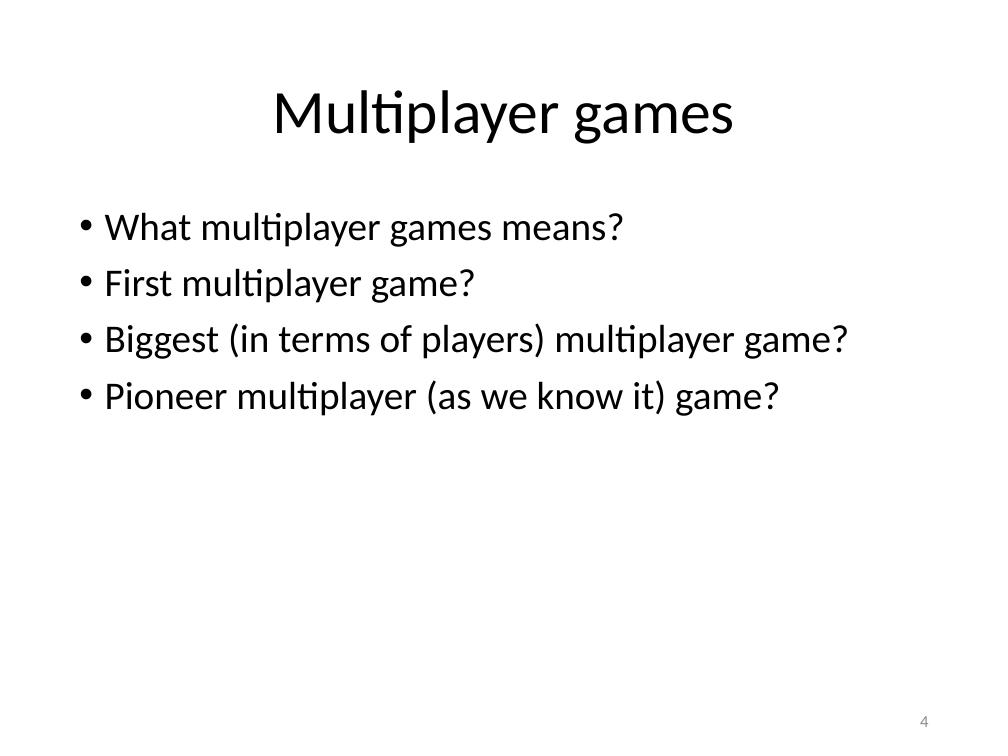
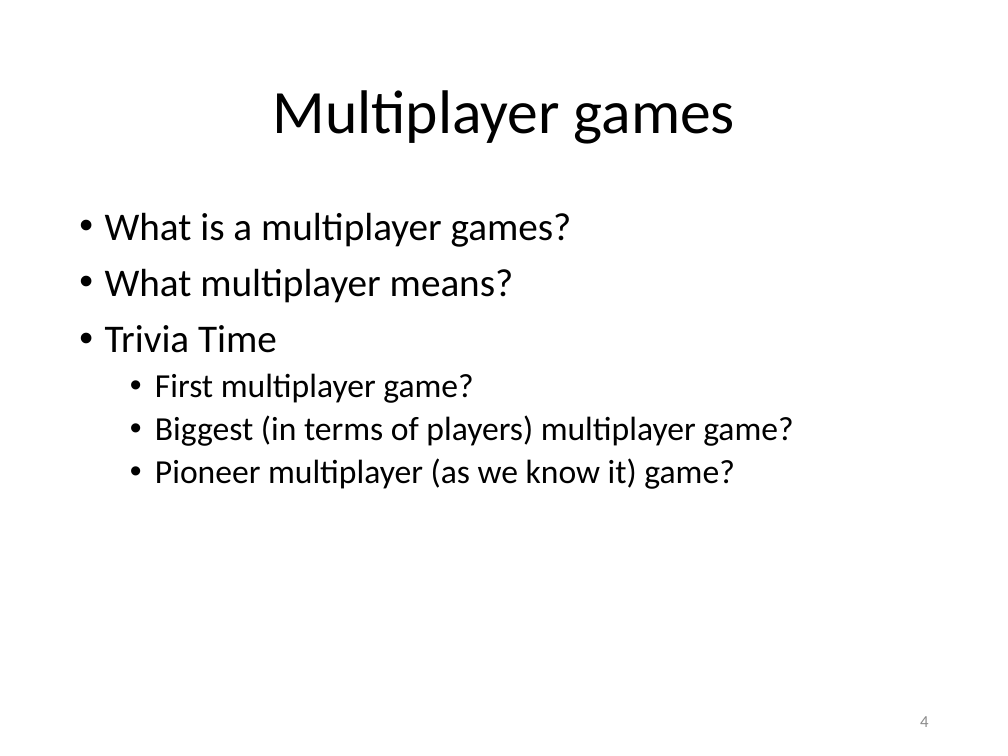
Before and after one commit to Lotti/codemotion2015, a slide deck: slide 4 of slides/slides.pptx. Drawn at 1008x756 pixels with LibreOffice and Linux fonts; fonts in the diff are those of the drawing; background and template pictures are left out. Boxes give left, top, right and bottom in pixels: in the first picture for what was removed or moved away, otherwise in the second. Text is boxed around its words. In the diff, an @@ line names an element or a change of style, - is before the commit and + after.

Commit message:
slides developing...

```diff
--- a/slides/slides.pptx
+++ b/slides/slides.pptx
@@ text at (105,212,572,353): text changed @@
-• What multiplayer games means?
+• What is a multiplayer games?
+• What multiplayer means?
+• Trivia Time
@@ text at (155,373,793,489): size 28 to 24 pt in "First multiplayer game?", "Biggest (in terms of players) multiplayer game?", "Pioneer multiplayer (as we know it) game?"; list level 1 to 2 in "First multiplayer game?"; list level 1 to 2 in "Biggest (in terms of players) ..."; list level 1 to 2 in "Pioneer multiplayer (as we know ..." @@
```
